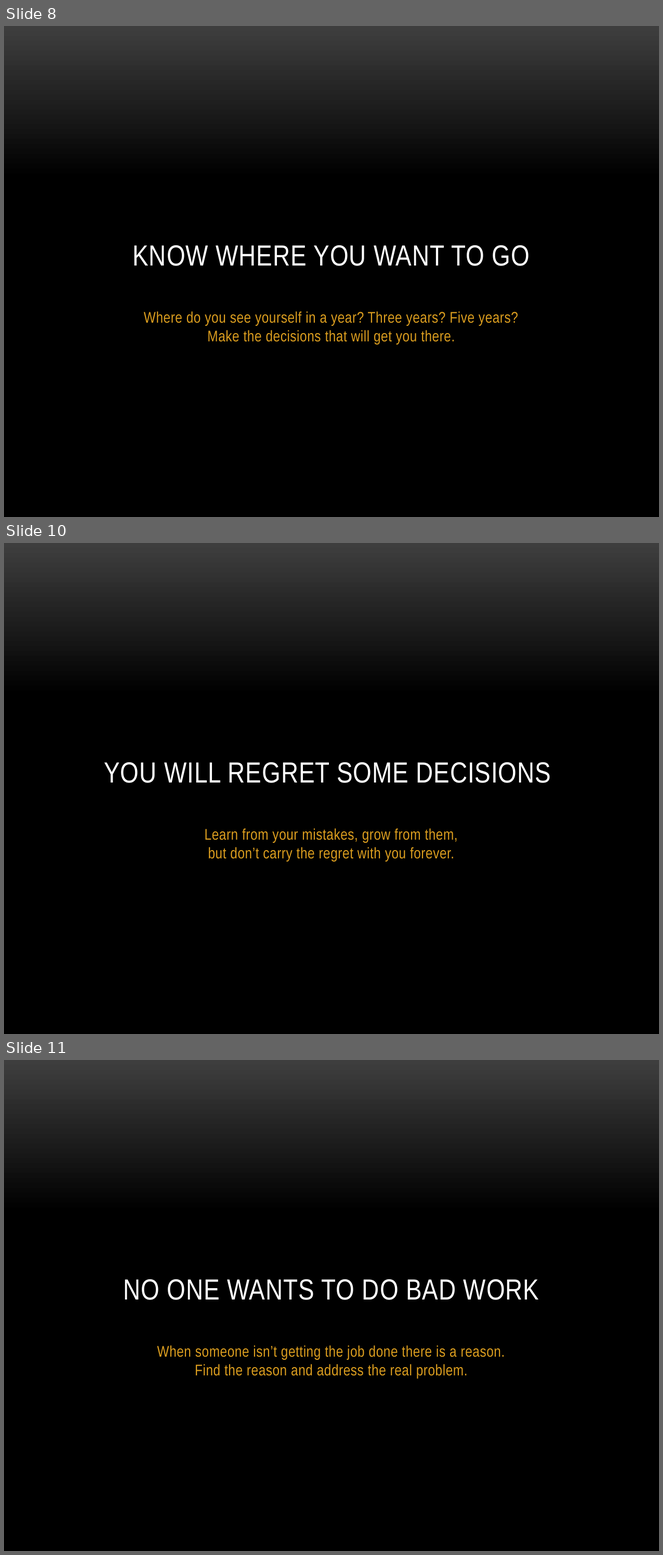
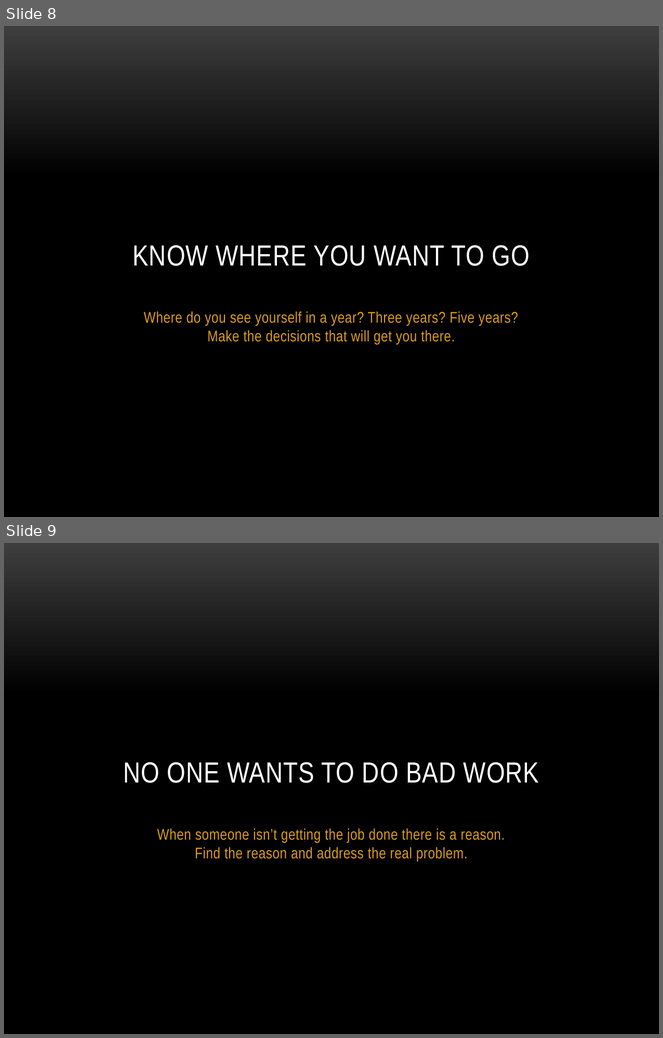
Before and after one commit to jdantonio/devbootcamp-2013-presentation, a slide deck: what-ive-learned-presentation.pptx. Shown one above the other, each under a label of ours: slides 8, 10 and 11 before the commit, slides 8 and 9 after it; the slides between them are not shown. The pictures are 663x1555 and 663x1038 pixels, drawn with LibreOffice and Linux fonts; fonts in the diff are those of the drawing; background and template pictures are left out. Boxes give left, top, right and bottom in pixels: in the first picture for what was removed or moved away, otherwise in the second. Text is boxed around its words. In the diff, an @@ line names an element or a change of style, - is before the commit and + after.

```diff
--- a/what-ive-learned-presentation.pptx
+++ b/what-ive-learned-presentation.pptx
@@ slide 10 removed at [4, 543, 659, 1034], background gradient #3F3F3F to #000000 @@
@@ title removed at [104, 762, 552, 783] @@
-YOU WILL REGRET SOME DECISIONS
@@ subtitle removed at [205, 828, 458, 862] @@
-Learn from your mistakes, grow from them,
-but don’t carry the regret with you forever.
@@ what was slide 11 is now slide 9 @@
```
Also in this commit, not shown: 3 slides changed, 6 other slides removed, 2 other files.
